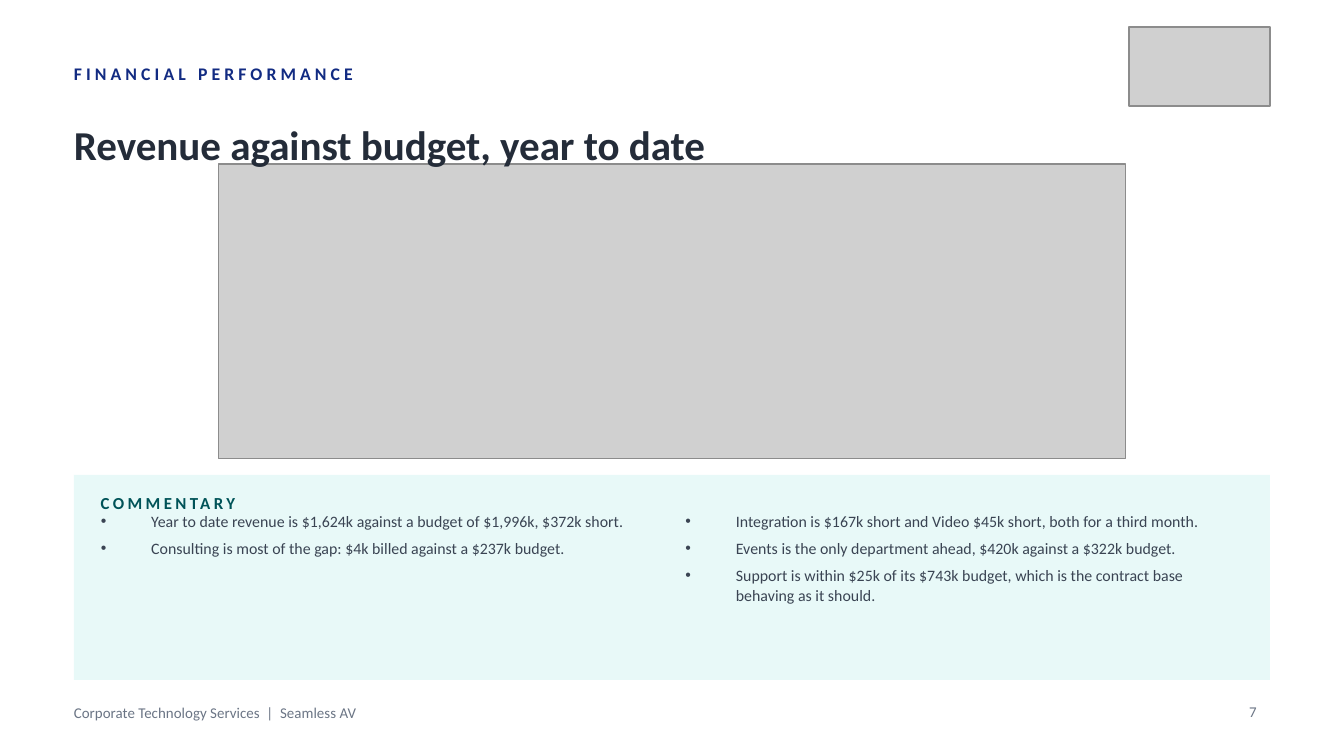
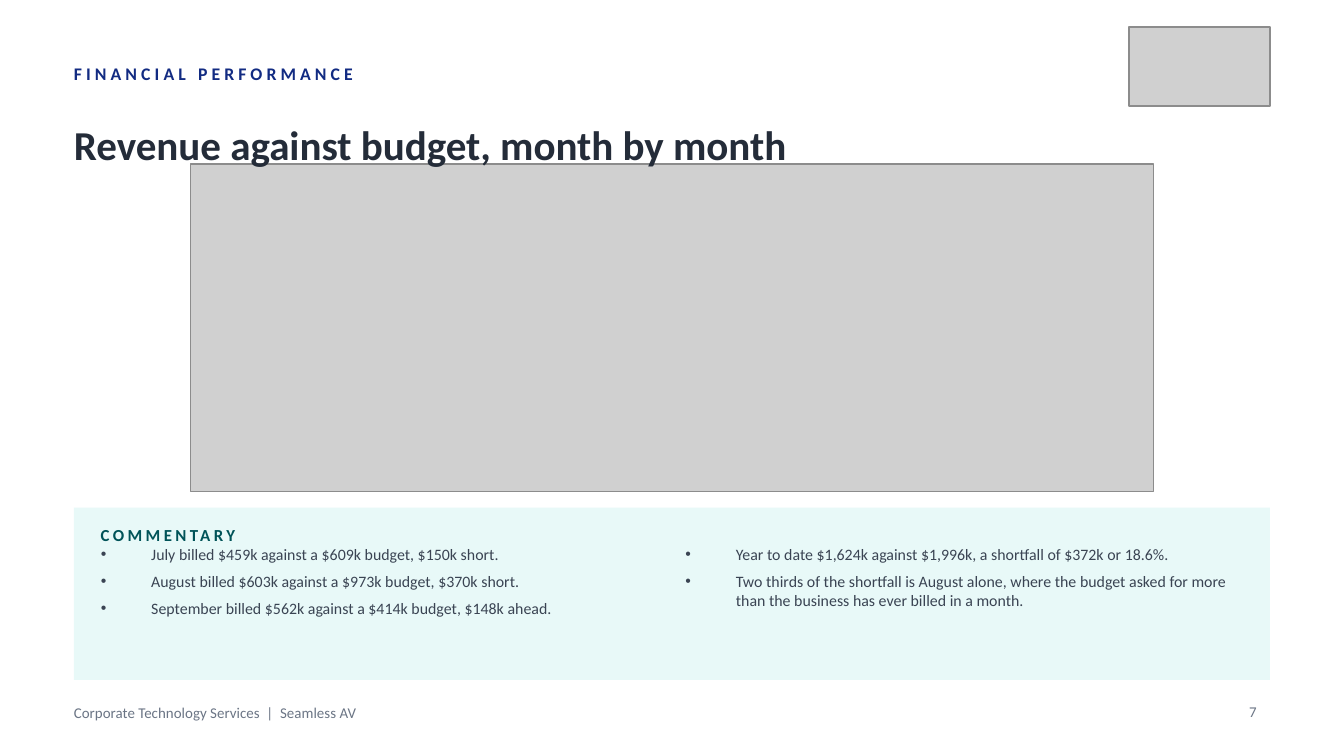
Before and after one commit to WesleyNelson-O33/Claude, a slide deck: slide 7 of deck/CTS Monthly Business Review - 30092026.pptx. Drawn at 1344x756 pixels with LibreOffice and Linux fonts; fonts in the diff are those of the drawing; grey boxes stand for pictures. Boxes give left, top, right and bottom in pixels: in the first picture for what was removed or moved away, otherwise in the second. Text is boxed around its words. In the diff, an @@ line names an element or a change of style, - is before the commit and + after.

```diff
--- a/deck/CTS Monthly Business Review - 30092026.pptx
+++ b/deck/CTS Monthly Business Review - 30092026.pptx
@@ text at bbox=[74, 131, 786, 171]: text changed @@
-Revenue against budget, year to date
+Revenue against budget, month by month
@@ picture: place and size @@
-picture at bbox=[218, 164, 1125, 458]
+picture at bbox=[191, 164, 1153, 492]
@@ rectangle: place and size @@
-rectangle at bbox=[74, 474, 1270, 680]
+rectangle at bbox=[74, 508, 1270, 680]
@@ text "COMMENTARY": place and size @@
-text "COMMENTARY" at bbox=[101, 485, 504, 519]
+text "COMMENTARY" at bbox=[101, 519, 504, 552]
@@ text at bbox=[151, 549, 552, 617]: text changed @@
-• Year to date revenue is $1,624k against a budget of $1,996k, $372k short.
-• Consulting is most of the gap: $4k billed against a $237k budget.
+• July billed $459k against a $609k budget, $150k short.
+• August billed $603k against a $973k budget, $370k short.
+• September billed $562k against a $414k budget, $148k ahead.
@@ text at bbox=[736, 549, 1226, 606]: text changed @@
-• Integration is $167k short and Video $45k short, both for a third month.
-• Events is the only department ahead, $420k against a $322k budget.
-• Support is within $25k of its $743k budget, which is the contract base behaving as it should.
+• Year to date $1,624k against $1,996k, a shortfall of $372k or 18.6%.
+• Two thirds of the shortfall is August alone, where the budget asked for more than the business has ever billed in a month.
```
Also in this commit, not shown: 10 other files.
